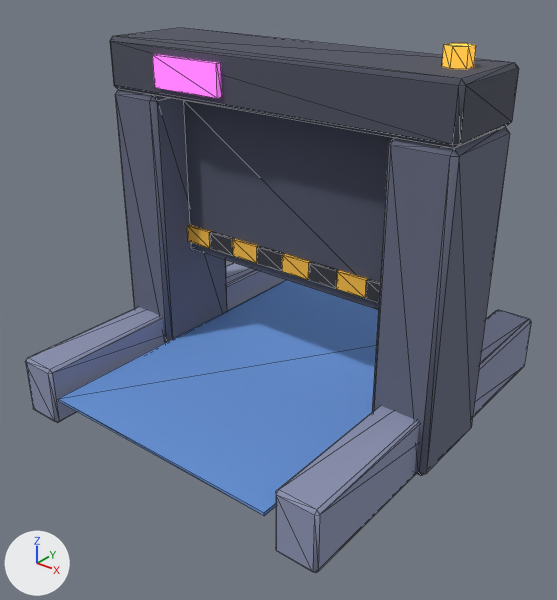
A saved change to the glTF model game/assets/models/cyber_moon_mundo/canal_comporta.glb.
Before and after are seen from a 50 mm lens placed at (4.34, -5.62, 4.17), pointed at (0.1, -0.32, 0.88). Arrows for +X, +Y and +Z are at lower left; the lights stay in place. The first picture is the older version. Mesh edges are drawn as thin lines. Vertices at exactly the same position are counted once.

Names of what the first picture shows: 'canal_comporta'.
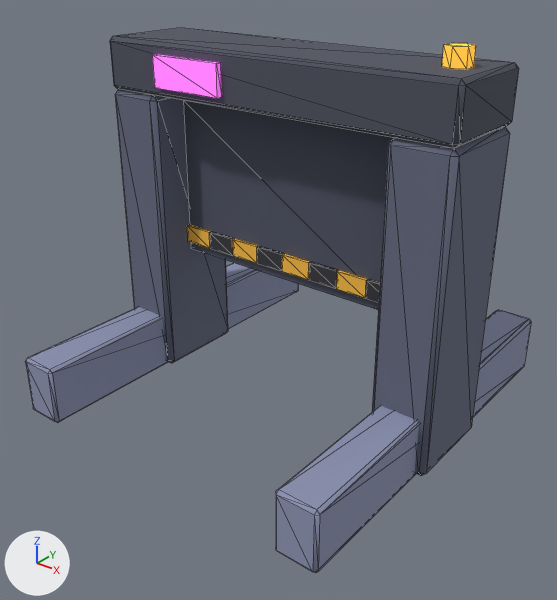
Where the change shows, as pixel boxes (x1, y1, x2, y2) in the pictures (557 x 600 px):
part 1 of me_canal_comporta, deleted (blue): before (58, 280, 378, 516)

The change, as a list of edits to the scene's bpy script:
```text
Change me_canal_comporta:
    used by ob_canal_comporta; location = (0.0, 0.0, 0.0)
    remove me_canal_comporta.from_pydata(...)  # 200 vertices, 372 faces; spans x -1.9..1.9, y -2.0..2.0, z -0.32..3.36
    add me_canal_comporta.from_pydata(...)  # 192 vertices, 360 faces; spans x -1.9..1.9, y -2.0..2.0, z -0.32..3.36
    me_canal_comporta part 1: the loose piece of 8 vertices spanning x -1.3..1.3, y -2.0..2.0, z 0.0..0.03 is deleted
```
